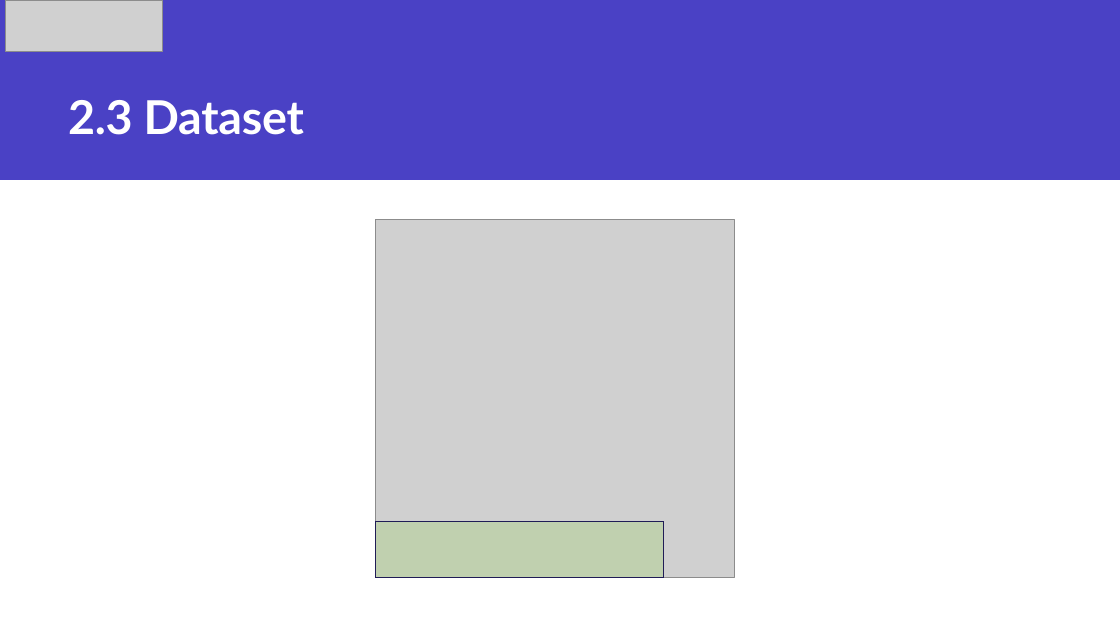
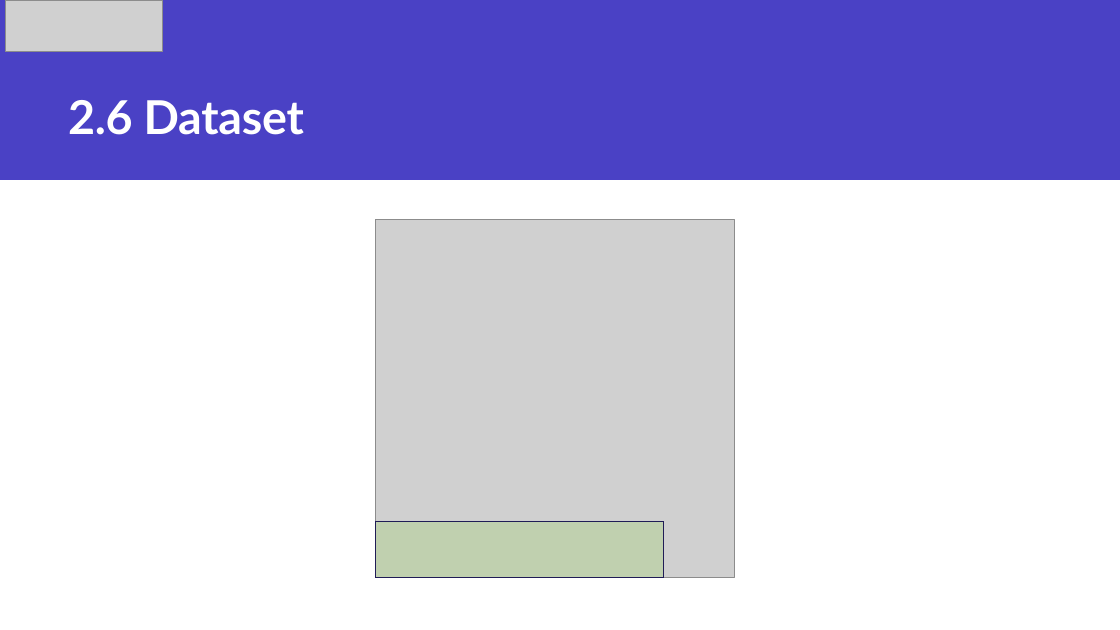
Before and after one commit to eliMedig/e-Portfolio, a slide deck: slide 10 of files/Individual_Presentation.pptx. Drawn at 1120x630 pixels with LibreOffice and Linux fonts; fonts in the diff are those of the drawing; grey boxes stand for pictures. Boxes give left, top, right and bottom in pixels: in the first picture for what was removed or moved away, otherwise in the second. Text is boxed around its words. In the diff, an @@ line names an element or a change of style, - is before the commit and + after.

```diff
--- a/files/Individual_Presentation.pptx
+++ b/files/Individual_Presentation.pptx
@@ title at <box>68,100,304,135</box>: text changed @@
-2.3 Dataset
+2.6 Dataset
```
Also in this commit, not shown: 5 other slides changed, 3 other files.
